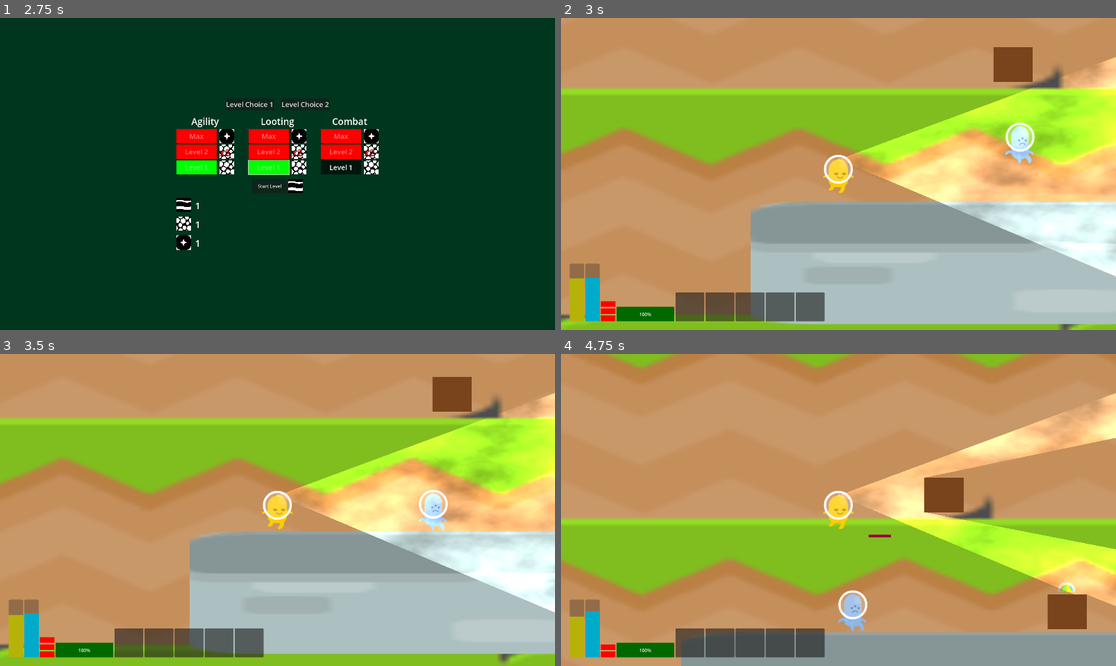
Above: before the commit, frames 1-4 (two rows, left to right).
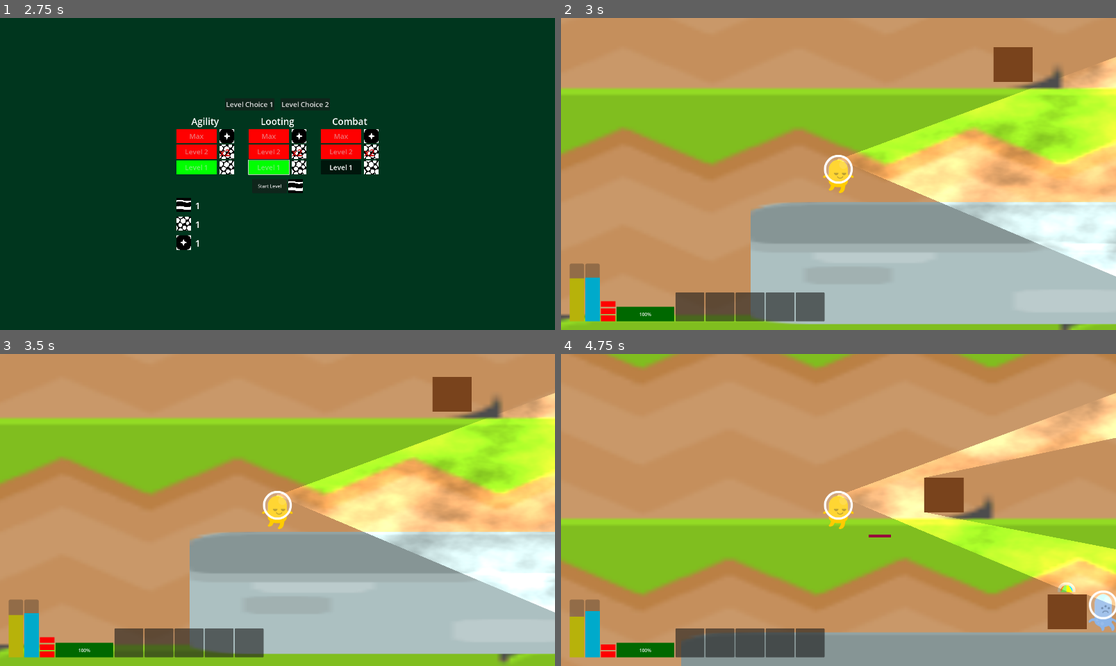
Above: after the commit, the same moments.

Repository: super-Colin/godot-rogue-halls
Game: Godot game, scene res://game.tscn
Two runs of this game, one before a commit and one after it. Both use one fixed random seed, a clock stepped at 60 frames per second and the inputs below.
Inputs (mouse positions are in pixels of both pictures, inside the frame that each line leads up to):
- Up to frame 1 (2.75 s): click "New Run" at 0.5 s; click "Level 1" at 1.25 s; click "Level 1" at 2 s
- Up to frame 2 (3 s): click "Start Level" at 2.75 s
- Up to frame 3 (3.5 s): no input
- Up to frame 4 (4.75 s): move the mouse to (960, 494) at 3.52 s; hold Right (Move_Right) from 3.53 s (still down); tap Space (Jump) at 3.6, 3.77, 4.07, 4.52, 4.55 s; move the mouse to (727, 525) at 4.27 s; click (727, 525) at 4.35 s

Frame 1 is identical in both runs. In frame 2, 0.5% of the frame differs, in the area x 79-86%, y 33-47%; in frame 3, 0.5%; in frame 4, 1.0%, in the area x 49-100%, y 75-89%.

Commit message:
checkpoint

Diff:
--- /dev/null
+++ b/ai_behavior.gd
@@ -0,0 +1,24 @@
+extends Node
+
+
+
+
+
+func directionToPlayer(aiNode:CharacterBody2D):
+	return (Globals.playerRef.global_position - aiNode.global_position)
+
+func attackPlayer(aiNode:CharacterBody2D):
+	var direction = directionToPlayer(aiNode)
+
+
+
+
+
+
+
+
+
+
+
+
+#
--- a/enemy.gd
+++ b/enemy.gd
@@ -14,16 +14,6 @@
 @export_range(0, 500) var air_acceleration := 5.0
 ## Air friction while in the air (how quickly the player slows down)
 @export_range(0, 50) var air_resistance := 50.0
-## Sets a variable max speed depending on how far the joystick is pushed
-@export var is_variable_max_speed := false
-## sets a minimum speed based on min_speed
-@export var is_variable_min_speed := false
-
-@export_group("Jump Assist")
-## Max amount of time allowed after leaving the ground while still being able to jump
-@export_range(0, 1) var coyote_timer_value = 0.1
-## Max amount of time the game holds on to the players input to accecute when avaiable
-@export_range(0, 1) var jump_buffer_timer_value = 0.15
 
 
 @export_group("Jump")
@@ -37,10 +27,6 @@
 @export var variable_jump_height := false
 ## Determains the minumum jump heighet a player can reach if they barely tap the jump button (and variable_jump_height is true)
 @export var minimum_jump_height := -100
-
-@export_group("Jump Trojectory")
-## Maximum amount of points used to visualize player's jump trojectory (WiP)
-@export var max_trojectory_ponints := 100
 
 
 @onready var jump_velocity : float = (2.0 * jump_height) / jump_time_to_peak * -1
@@ -63,22 +49,17 @@
 func _physics_process(delta):
 	if dead or not Globals.playerInLevel:
 		return
+	AI.attackPlayer($'.')
 	if not is_on_floor():
 		velocity.y += _get_gravity(velocity) * delta
 		_get_movement(air_resistance, air_acceleration, delta)
 	else:
-		#if coyote_timer.is_stopped():
-			#coyote_timer.start()
-		#if jump_buffer_timer.time_left > 0.0:
-			#jump_buffer_timer.stop()
-			#jump()
 		_get_movement(friction, acceleration, delta)
 	_set_sprite_direction(sign(velocity.x))
 	#if Input.is_action_just_pressed("Jump"):
 		#jump()
 	if Input.is_action_just_released("Jump"):
 		jump_cut()
-
 	move_and_slide()
 
 
@@ -87,9 +68,10 @@
 	return jump_gravity if _velocity.y < 0.0 else fall_gravity
 
 
-# Calculates the players movement depending on the context
+
+
+
 func _get_movement(fric: float, accel: float, delta: float):
-	#var direction = Input.get_axis("Move_Left", "Move_Right")
 	var direction = (Globals.playerRef.global_position.x - $'.'.global_position.x )
 	if direction:
 		velocity.x += sign(direction) * accel * delta * 100
@@ -97,13 +79,13 @@
 	if !direction or sign(direction) != sign(velocity.x):
 		velocity.x = move_toward(velocity.x, 0, fric * delta * 100)
 
-	if is_variable_max_speed:
-		velocity.x = clamp(velocity.x, -max_speed * abs(direction), max_speed * abs(direction))
-	else:
-		velocity.x = clamp(velocity.x, -max_speed, max_speed)
+	#if is_variable_max_speed:
+		#velocity.x = clamp(velocity.x, -max_speed * abs(direction), max_speed * abs(direction))
+	#else:
+	velocity.x = clamp(velocity.x, -max_speed, max_speed)
 
-	if is_variable_min_speed and min_speed > 0:
-			velocity.x = maxf(abs(velocity.x), abs(min_speed * sign(direction))) * sign(direction)
+	#if is_variable_min_speed and min_speed > 0:
+			#velocity.x = maxf(abs(velocity.x), abs(min_speed * sign(direction))) * sign(direction)
 
 
 
--- a/enemy.tscn
+++ b/enemy.tscn
@@ -20,3 +20,7 @@
 texture = ExtResource("1_7k104")
 region_enabled = true
 region_rect = Rect2(427.182, 93.2727, 66.3282, 92.7811)
+
+[node name="RayCast2D" type="RayCast2D" parent="."]
+target_position = Vector2(1000, 0)
+collision_mask = 2
--- a/hall.tscn
+++ b/hall.tscn
@@ -50,7 +50,7 @@
 position = Vector2(884, 444)
 
 [node name="Enemy" parent="." instance=ExtResource("4_76b4i")]
-position = Vector2(917, 678)
+position = Vector2(1773, 777)
 
 [node name="TransitionDoor" parent="." instance=ExtResource("5_u1ytf")]
 position = Vector2(1504, 770)
--- a/project.godot
+++ b/project.godot
@@ -19,6 +19,7 @@
 Globals="*res://Globals.gd"
 Inventory="*res://inventory_manager.gd"
 Stats="*res://player_stats.gd"
+AI="*res://ai_behavior.gd"
 
 [display]
 
Not shown, added: ai_behavior.gd.uid
